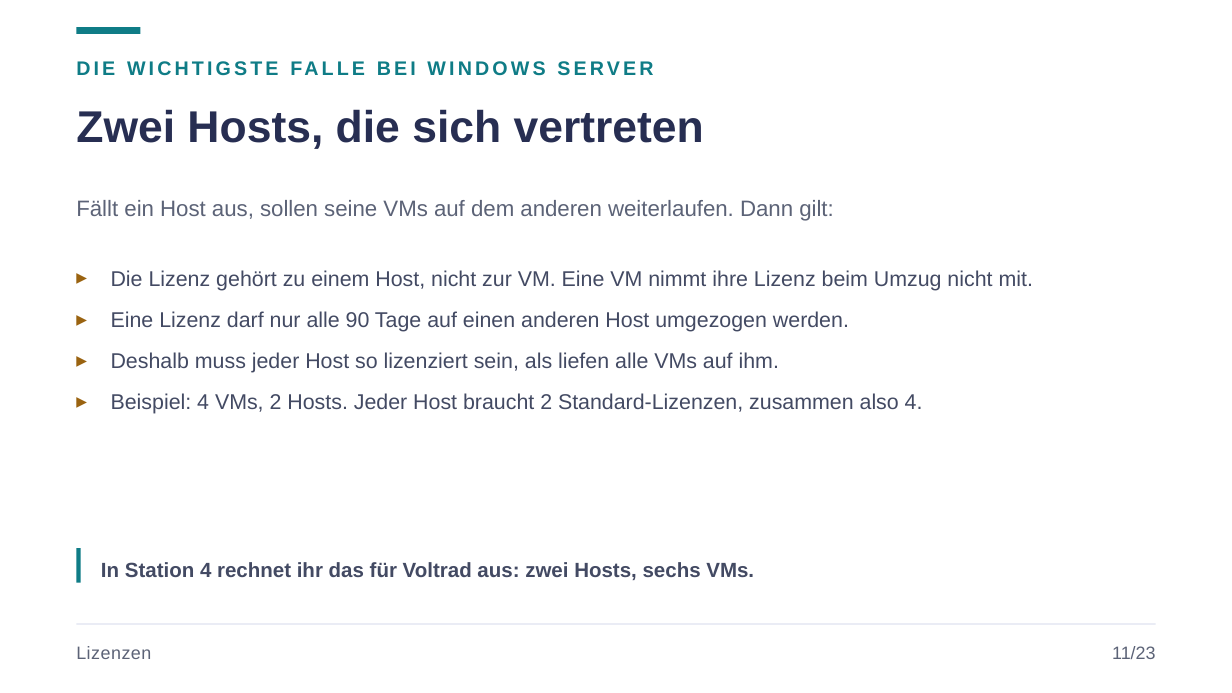
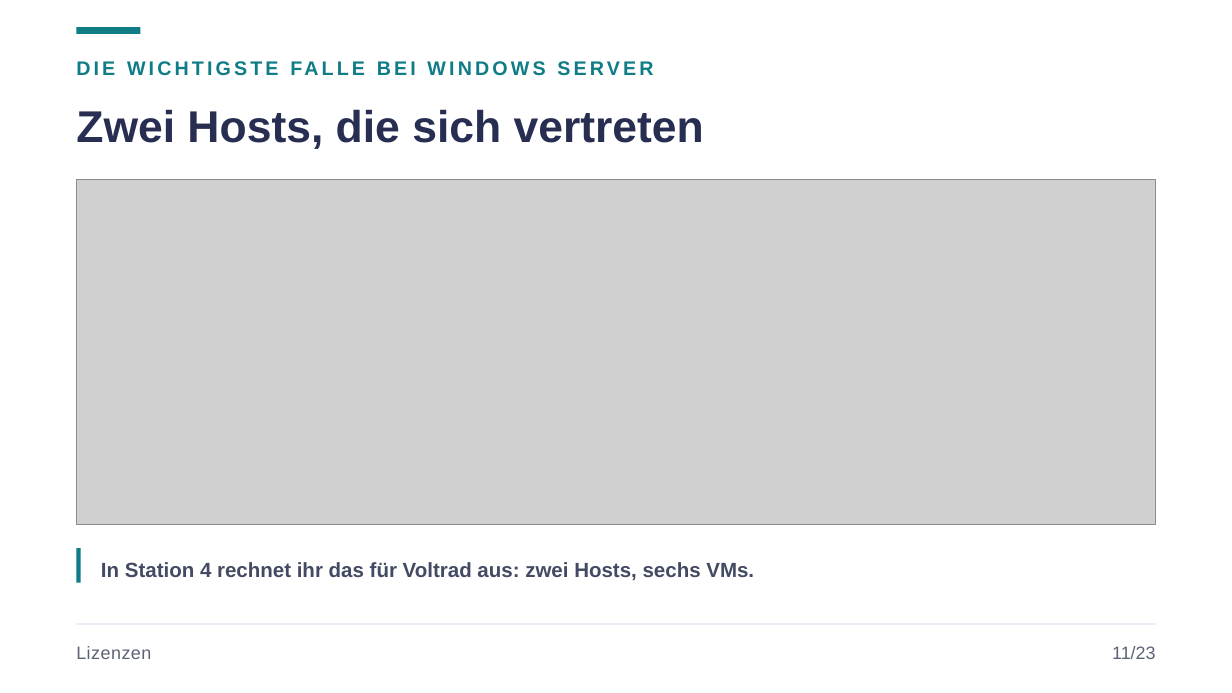
Before and after one commit to JacobMenge/kurs-unterlagen, a slide deck: slide 14 of folien/15-ressourcen-lizenzen.pptx. Drawn at 1232x693 pixels with LibreOffice and Linux fonts; fonts in the diff are those of the drawing; grey boxes stand for pictures. Boxes give left, top, right and bottom in pixels: in the first picture for what was removed or moved away, otherwise in the second. Text is boxed around its words. In the diff, an @@ line names an element or a change of style, - is before the commit and + after.

```diff
--- a/folien/15-ressourcen-lizenzen.pptx
+++ b/folien/15-ressourcen-lizenzen.pptx
@@ text removed at (x1=76, y1=200, x2=834, y2=221) @@
-Fällt ein Host aus, sollen seine VMs auf dem anderen weiterlaufen. Dann gilt:
@@ picture added at (x1=76, y1=180, x2=1156, y2=525) @@
@@ text removed at (x1=111, y1=270, x2=1033, y2=414) @@
-▸ Die Lizenz gehört zu einem Host, nicht zur VM. Eine VM nimmt ihre Lizenz beim Umzug nicht mit.
-▸ Eine Lizenz darf nur alle 90 Tage auf einen anderen Host umgezogen werden.
-▸ Deshalb muss jeder Host so lizenziert sein, als liefen alle VMs auf ihm.
-▸ Beispiel: 4 VMs, 2 Hosts. Jeder Host braucht 2 Standard-Lizenzen, zusammen also 4.
```
Also in this commit, not shown: 1 other slide changed, 2 other files.
